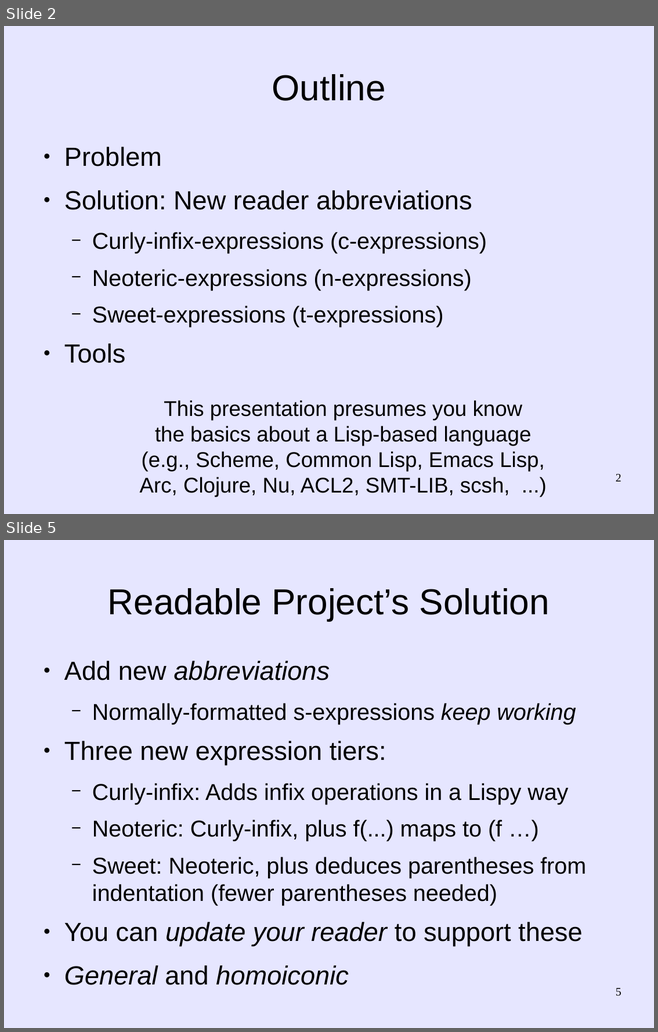
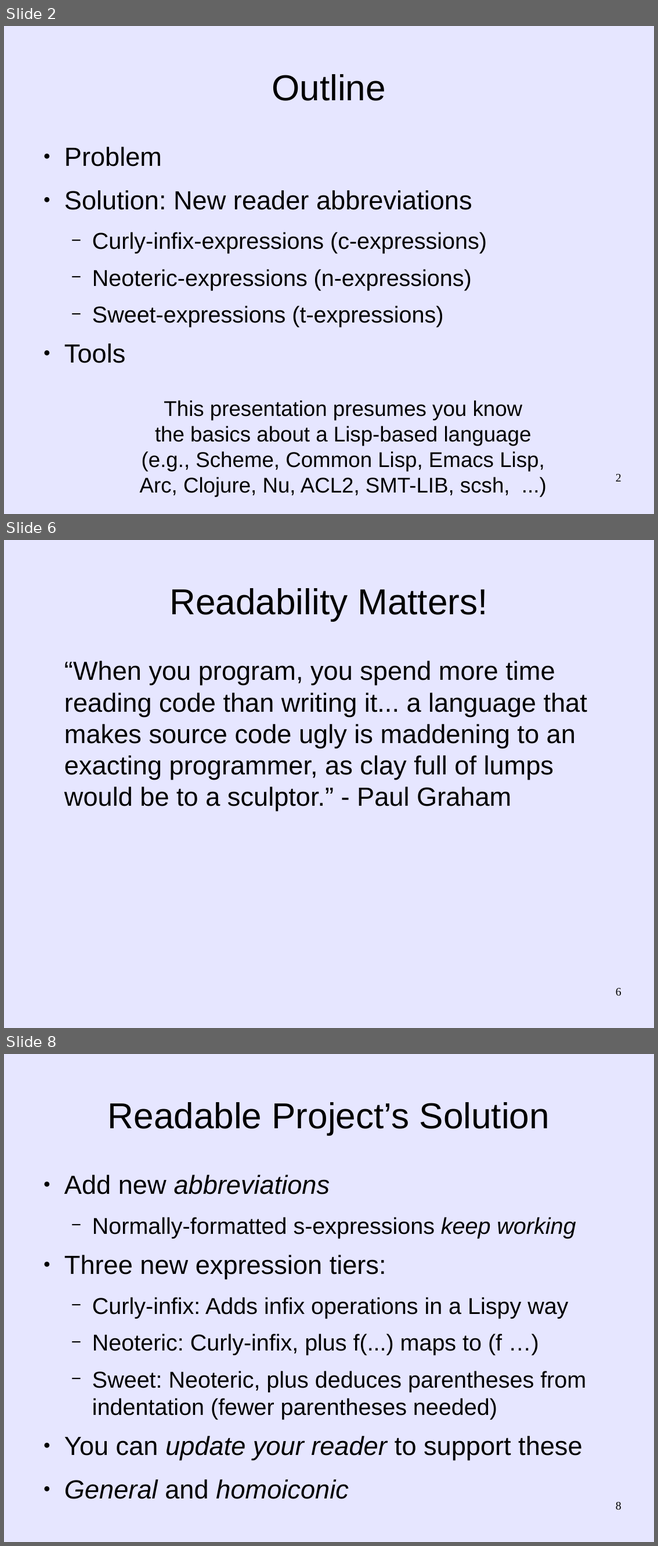
Before and after one commit to martin12333/Readable-Lisp-S-expressions, a slide deck: readable-s-expressions.odp. Shown one above the other, each under a label of ours: slides 2 and 5 before the commit, slides 2, 6 and 8 after it; the slides between them are not shown. The pictures are 658x1032 and 658x1546 pixels, drawn with LibreOffice and Linux fonts; fonts in the diff are those of the drawing. Boxes give left, top, right and bottom in pixels: in the first picture for what was removed or moved away, otherwise in the second. Text is boxed around its words. In the diff, an @@ line names an element or a change of style, - is before the commit and + after.

```diff
--- a/readable-s-expressions.odp
+++ b/readable-s-expressions.odp
@@ slide 6 added at <box>4,540,654,1028</box>, background #E6E6FF @@
@@ title added at <box>169,588,488,621</box>, 44 pt, text #000000 @@
+Readability Matters!
@@ text added at <box>64,661,587,811</box>, 32 pt, text #000000 @@
+“When you program, you spend more time reading code than writing it... a language that makes source code ugly is maddening to an exacting programmer, as clay full of lumps would be to a sculptor.” - Paul Graham
@@ page number added at <box>615,988,621,996</box>, 14 pt, text #000000 @@
+6
@@ what was slide 5 is now slide 8 @@
@@ page number at <box>615,1502,621,1510</box>: text changed @@
-5
+8
```
Also in this commit, not shown: 8 slides changed, 3 other slides added.
